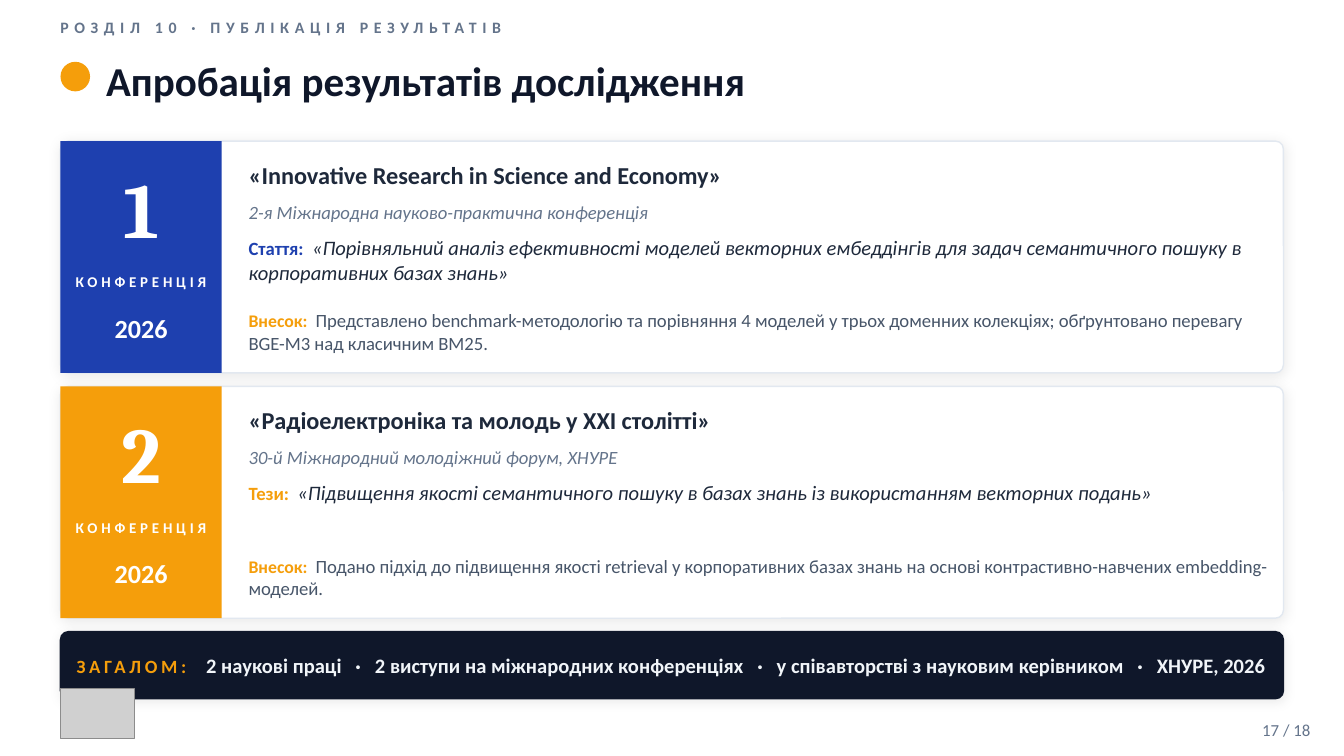
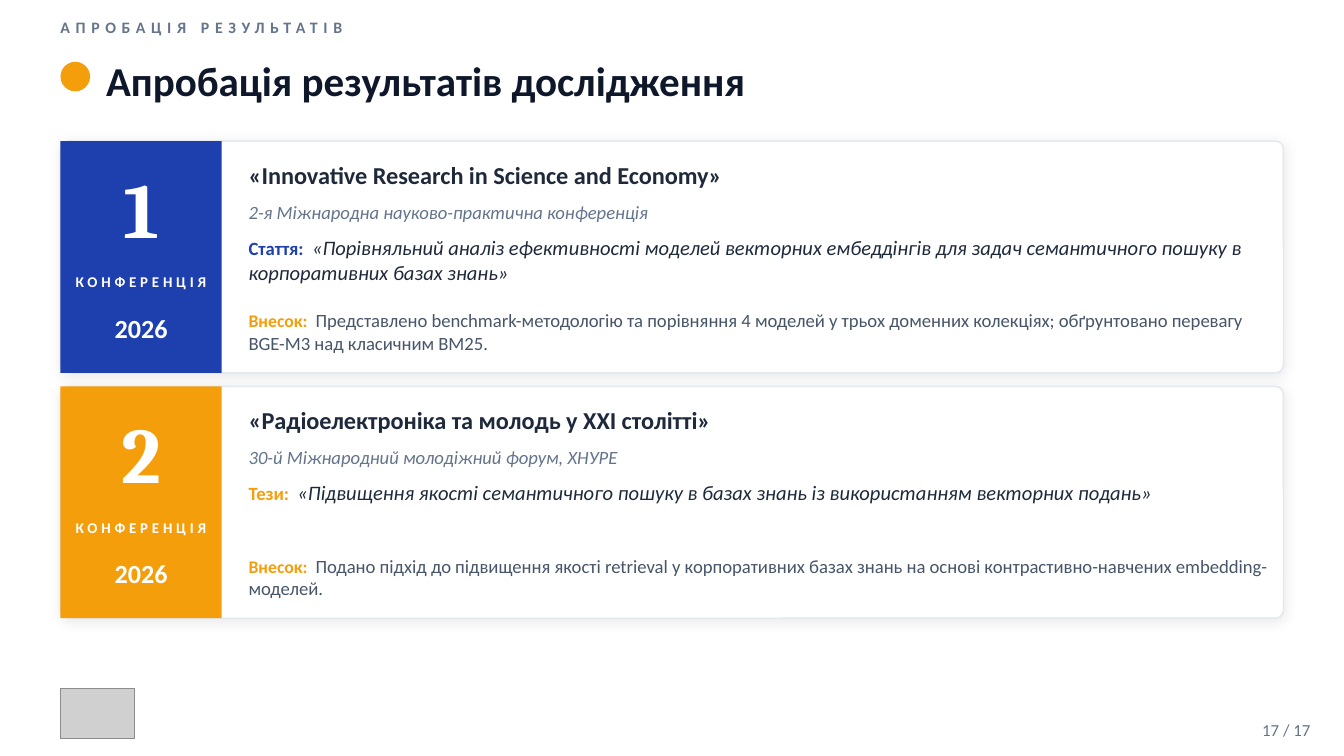
Before and after one commit to vitaliinnest/2026_M_PI_IPZ-24-1_Nesterenko_V_V, a slide deck: slide 17 of 2026_М_ПІ_ІПЗ-24-1_Нестеренко_В_В/2026_М_ПІ_ІПЗм-24-1_Нестеренко_В_В.pptx. Drawn at 1344x756 pixels with LibreOffice and Linux fonts; fonts in the diff are those of the drawing; grey boxes stand for pictures. Boxes give left, top, right and bottom in pixels: in the first picture for what was removed or moved away, otherwise in the second. Text is boxed around its words. In the diff, an @@ line names an element or a change of style, - is before the commit and + after.

```diff
--- a/2026_М_ПІ_ІПЗ-24-1_Нестеренко_В_В/2026_М_ПІ_ІПЗм-24-1_Нестеренко_В_В.pptx
+++ b/2026_М_ПІ_ІПЗ-24-1_Нестеренко_В_В/2026_М_ПІ_ІПЗм-24-1_Нестеренко_В_В.pptx
@@ text at (60,22,342,36): text changed @@
-РОЗДІЛ 10 · ПУБЛІКАЦІЯ РЕЗУЛЬТАТІВ
+АПРОБАЦІЯ РЕЗУЛЬТАТІВ
@@ rounded rectangle removed at (60,632,1284,699) @@
@@ text removed at (206,658,1265,677) @@
-ЗАГАЛОМ: 2 наукові праці · 2 виступи на міжнародних конференціях · у співавторстві з науковим керівником · ХНУРЕ, 2026
@@ text at (1262,725,1310,736): text changed @@
-17 / 18
+17 / 17
```
Also in this commit, not shown: 15 other slides changed, 1 slide removed.
